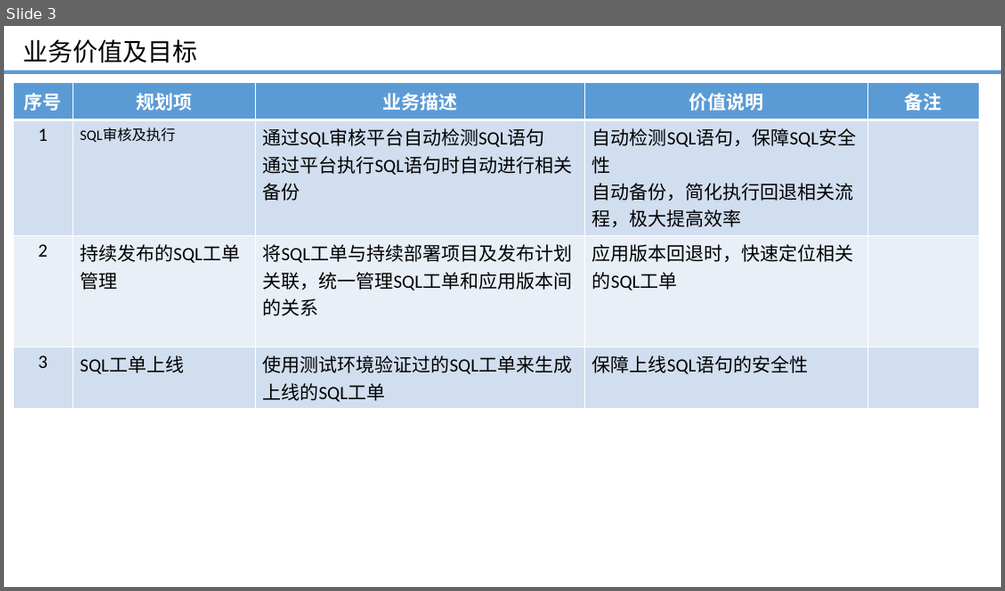
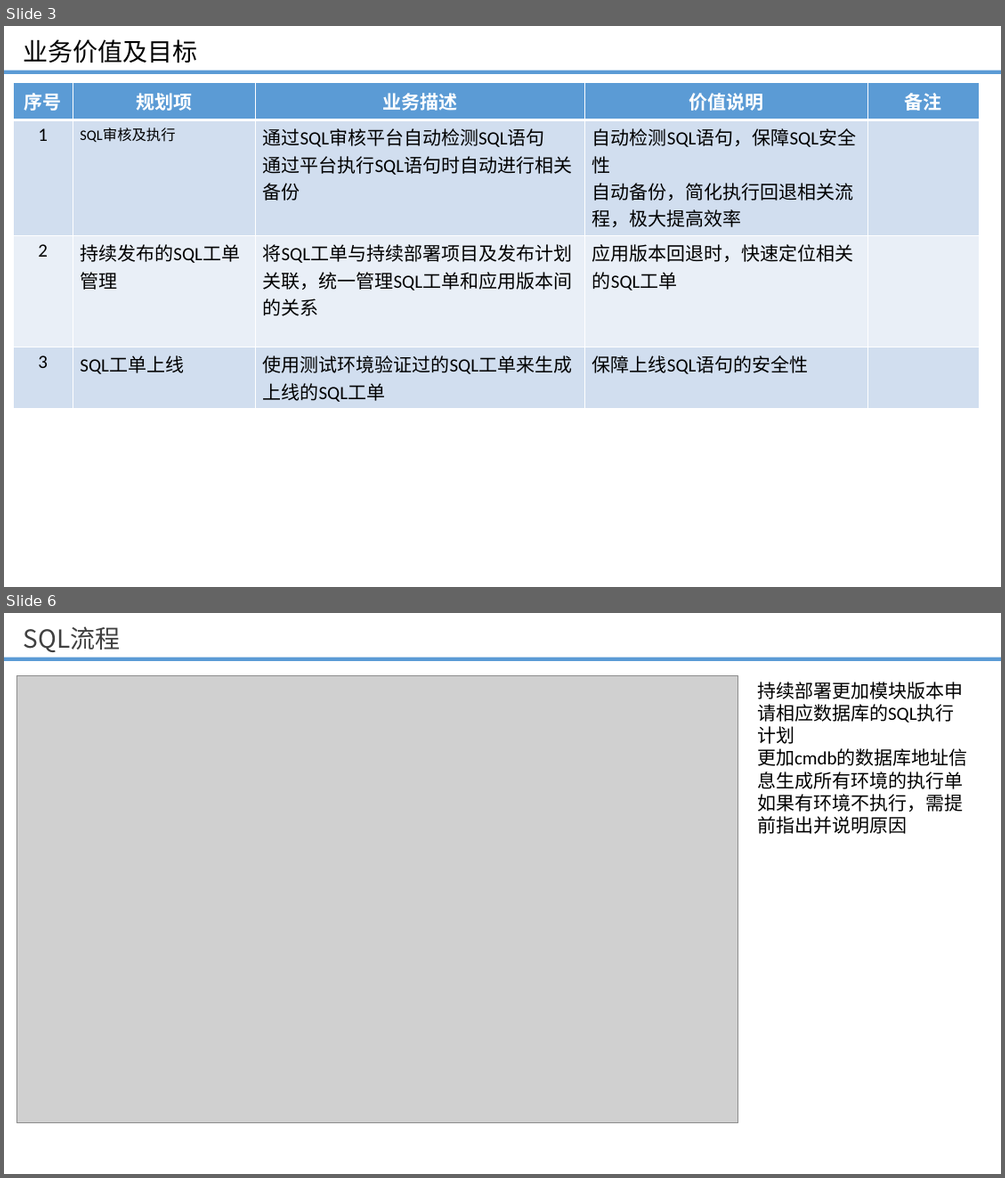
Before and after one commit to minigoat/document, a slide deck: sql/持续发布SQL脚本管理发布规划.pptx. Shown one above the other, each under a label of ours: slide 3 before the commit, slides 3 and 6 after it; the slides between them are not shown. The pictures are 1005x591 and 1005x1178 pixels, drawn with LibreOffice and Linux fonts; fonts in the diff are those of the drawing; grey boxes stand for pictures; background and template pictures are left out. Boxes give left, top, right and bottom in pixels: in the first picture for what was removed or moved away, otherwise in the second. Text is boxed around its words. In the diff, an @@ line names an element or a change of style, - is before the commit and + after.

```diff
--- a/sql/持续发布SQL脚本管理发布规划.pptx
+++ b/sql/持续发布SQL脚本管理发布规划.pptx
@@ slide 6 added at (x1=4, y1=613, x2=1001, y2=1174), background #FFFFFF; not listed: 1 template element that a slide beside it also shows @@
@@ title added at (x1=24, y1=626, x2=121, y2=652), 24 pt, text #404040 @@
+SQL流程
@@ picture added at (x1=16, y1=675, x2=738, y2=1123) @@
@@ text added at (x1=757, y1=682, x2=968, y2=834), 18 pt, text #000000 @@
+持续部署更加模块版本申请相应数据库的SQL执行计划
+更加cmdb的数据库地址信息生成所有环境的执行单
+如果有环境不执行，需提前指出并说明原因
```
Also in this commit, not shown: 1 slide changed, 3 other slides added, 2 slides removed, 1 other file.
